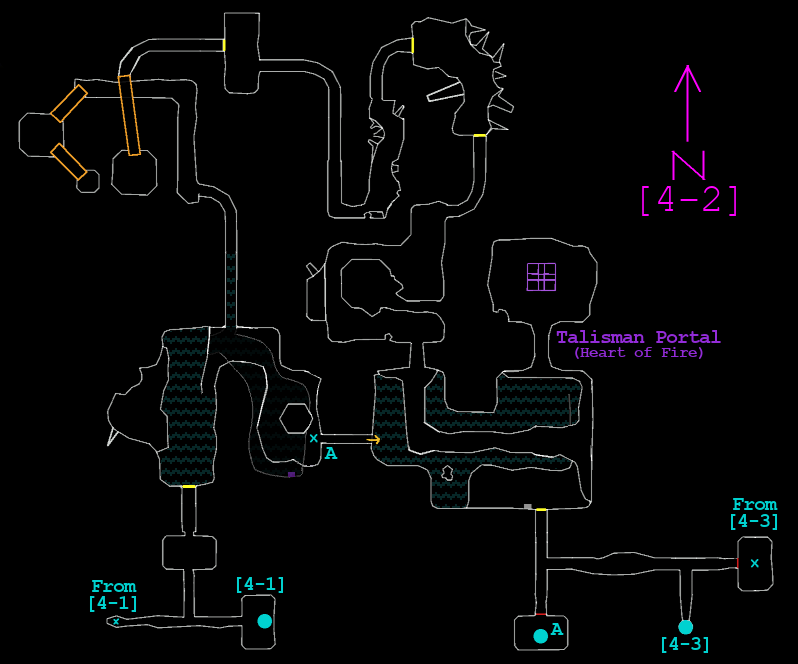
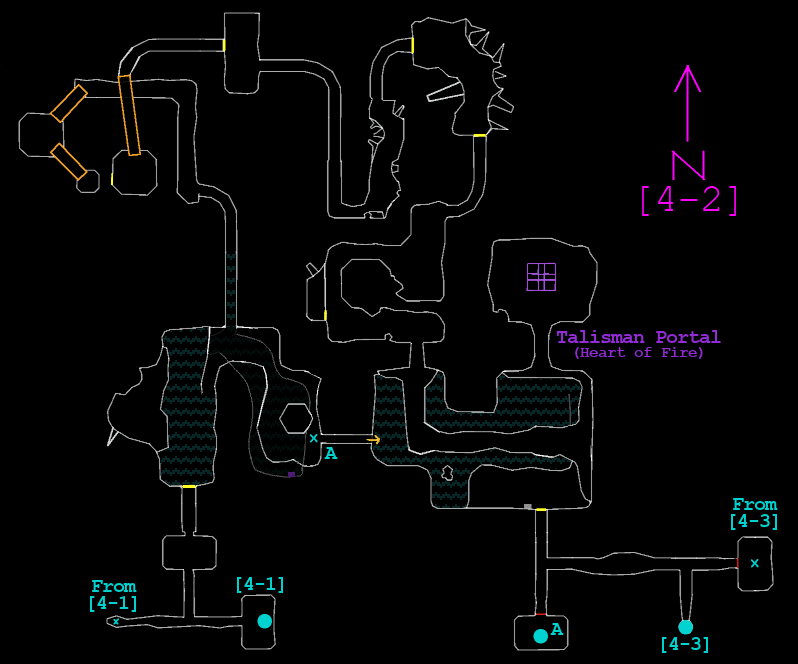
Before/after of a 798 × 664 layered artwork. What changed in the layer stack:
painted on "Pasted Layer" over 111, 173, 327, 320